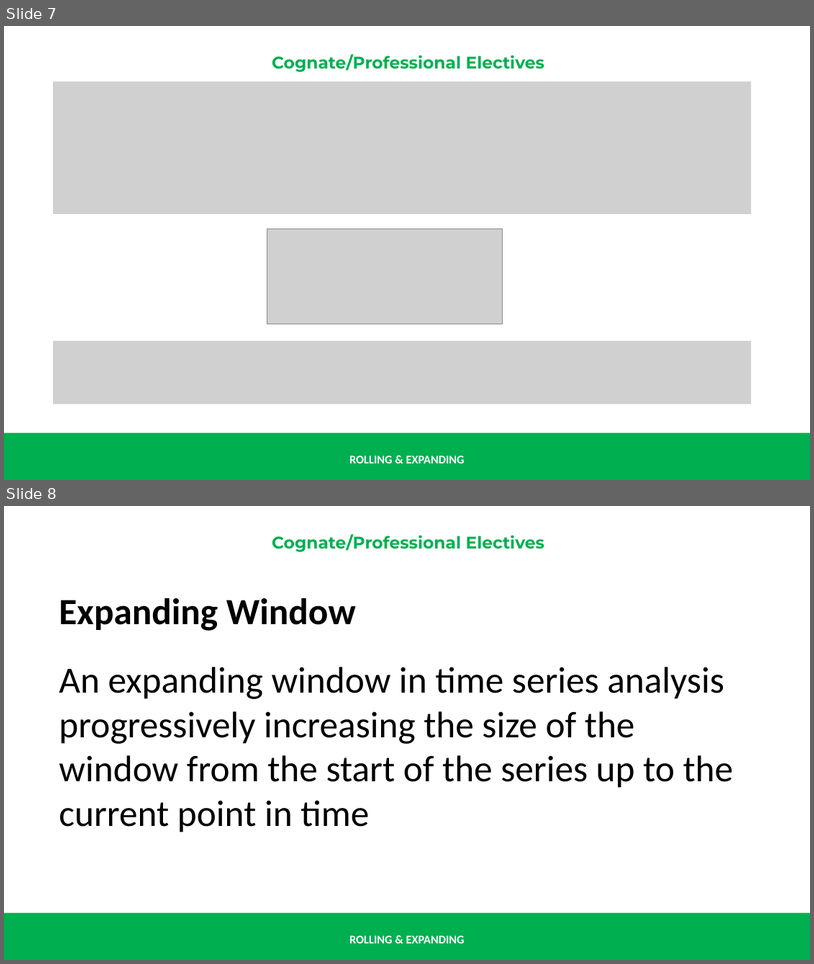
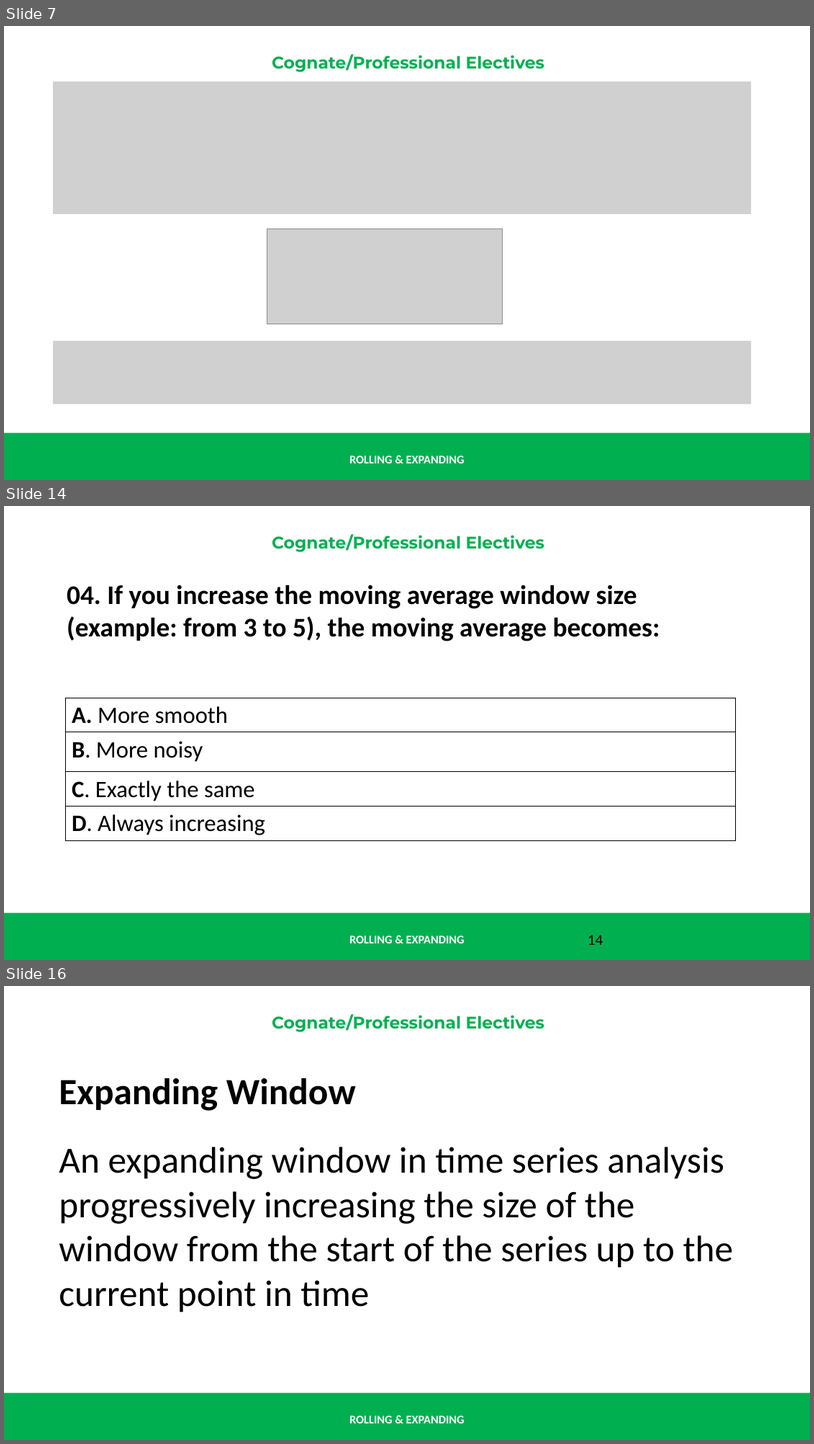
Before and after one commit to renatomaaliw3/public_files, a slide deck: CPE Electives (1 - 3)/01. Lectures Notebook/000. Presentations & Text Books/01. Presentation Slides/06.1 Rolling & Expanding.pptx. Shown one above the other, each under a label of ours: slides 7 and 8 before the commit, slides 7, 14 and 16 after it; the slides between them are not shown. The pictures are 814x964 and 814x1444 pixels, drawn with LibreOffice and Linux fonts; fonts in the diff are those of the drawing; grey boxes stand for pictures. Boxes give left, top, right and bottom in pixels: in the first picture for what was removed or moved away, otherwise in the second. Text is boxed around its words. In the diff, an @@ line names an element or a change of style, - is before the commit and + after.

```diff
--- a/CPE Electives (1 - 3)/01. Lectures Notebook/000. Presentations & Text Books/01. Presentation Slides/06.1 Rolling & Expanding.pptx
+++ b/CPE Electives (1 - 3)/01. Lectures Notebook/000. Presentations & Text Books/01. Presentation Slides/06.1 Rolling & Expanding.pptx
@@ slide 14 added at (4, 506, 810, 960), background #FFFFFF; not listed: 3 template elements that a slide beside it also shows @@
@@ text added at (67, 584, 661, 641), 32 pt, text #000000, bold @@
+04. If you increase the moving average window size (example: from 3 to 5), the moving average becomes:
@@ table added at (66, 698, 736, 841), 4 rows, 1 columns @@
+A. More smooth
+B. More noisy
+C. Exactly the same
+D. Always increasing
@@ page number added at (588, 934, 603, 944), 18 pt, text #000000 @@
+14
@@ what was slide 8 is now slide 16 @@
```
Also in this commit, not shown: 9 other slides added, 1 other file.
